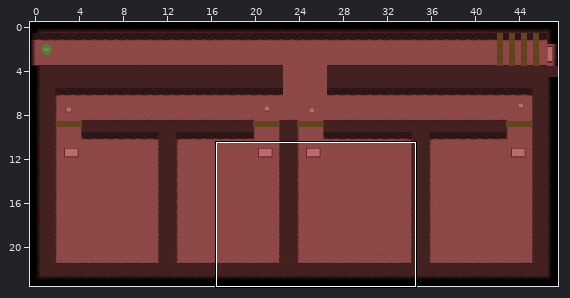
Tiled map: assets/tilemaps/level 1.4.tmx. The picture above shows the old version from afar; the outline marks the close-up.
Close-up. Old version:
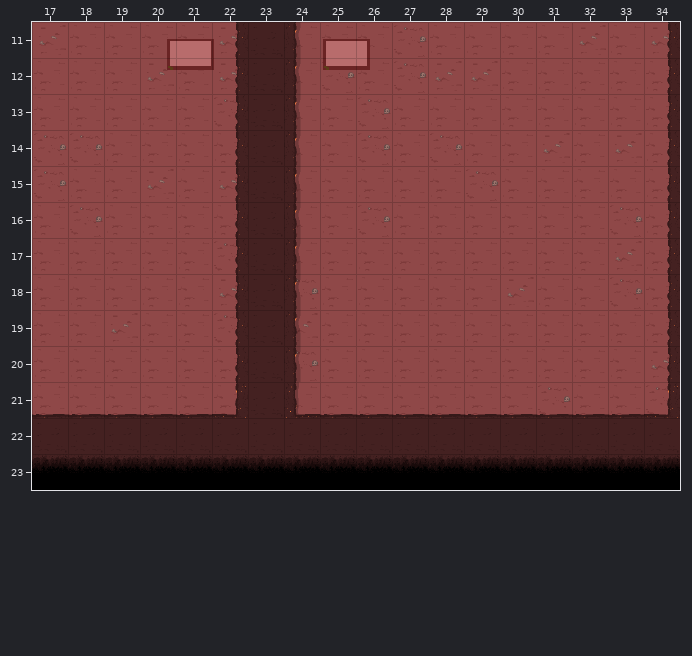
Cells are 64x64 px. Shown: x 17..34, y 11..23. The commit also changed other parts of the map, which this record leaves out.
The result:
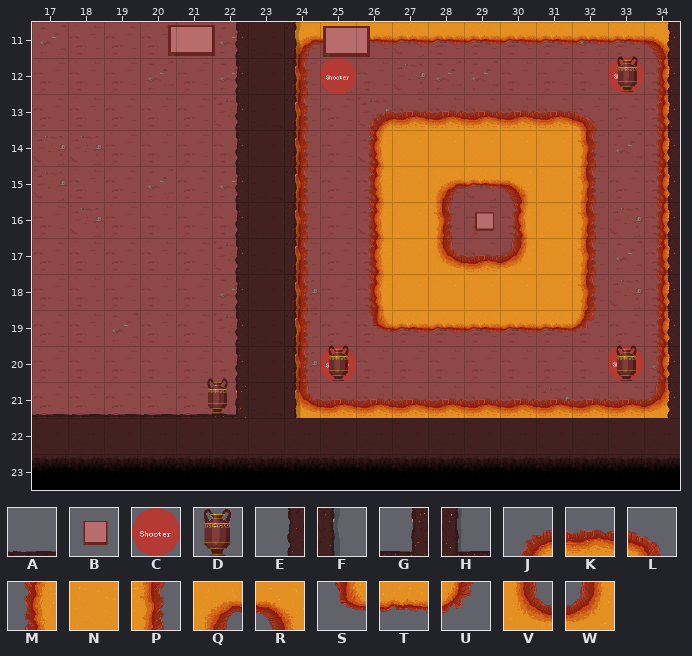
Key: from "tiles 1": A 1, B 4, C 6, D 17, E 20, F 22, G 23, H 24, J 60, K 61, L 62, M 70, N 71, P 72, Q 76, R 77, S 80, T 81, U 82, V 86, W 87.
_ is an empty cell.
Objects are placed by their top-left corner, in cells (3,4 is the top-left corner of cell 3,4); size is 1x1 cell unless given.
Changes in this commit:
Layer "1":
y 11: x 24..34 F_________E -> QTTTTTTTTTR
y 12: x 24 F -> P; x 34 E -> M
y 13: x 24 F -> P; x 26..32 _______ -> JKKKKKL; x 34 E -> M
y 14: x 24 F -> P; x 26..32 _______ -> MNNNNNP; x 34 E -> M
y 15: x 24 F -> P; x 26..32 _______ -> MNQTRNP; x 34 E -> M
y 16: x 24 F -> P; x 26..28 ___ -> MNP; x 30..32 ___ -> MNP; x 34 E -> M
y 17: x 24 F -> P; x 26..32 _______ -> MNVKWNP; x 34 E -> M
y 18: x 24 F -> P; x 26..32 _______ -> MNNNNNP; x 34 E -> M
y 19: x 24 F -> P; x 26..32 _______ -> STTTTTU; x 34 E -> M
y 20: x 24 F -> P; x 34 E -> M
y 21: x 24..34 HAAAAAAAAAG -> VKKKKKKKKKW
Layer "2":
y 11..21: x 24 _ -> F; x 34 _ -> E
Layer "enemies":
added: C "enemy_3" at 33,12
added: C "enemy_3" at 25,12
added: C "enemy_3" at 33,20
added: C "enemy_3" at 25,20
Layer "interact":
changed: B "button" at 20,11 size 2.6x1.7 -> B "button" at 20,10.6 size 2.6x1.7
changed: B "button" at 24.4,11 size 2.6x1.7 -> B "button" at 24.4,10.7 size 2.6x1.7
added: D "vase" at 33.1,11.9
added: B "button" at 29,16
added: B "button" at 29.1,16
added: D "vase" at 25,20
added: D "vase" at 33,20
added: D "vase" at 21.7,20.9
Changed places in both close-ups, as pixel boxes (x1, y1, x2, y2):
changed: (167, 25, 215, 70)
changed: (286, 22, 678, 418)
added: (207, 378, 228, 414)
